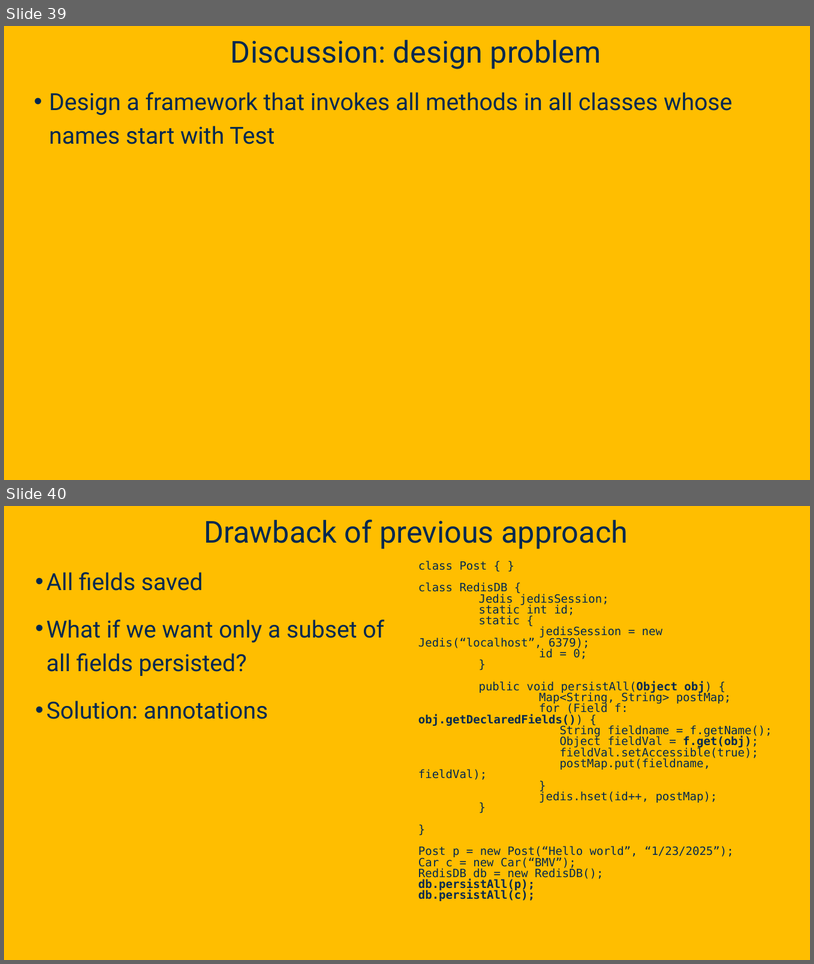
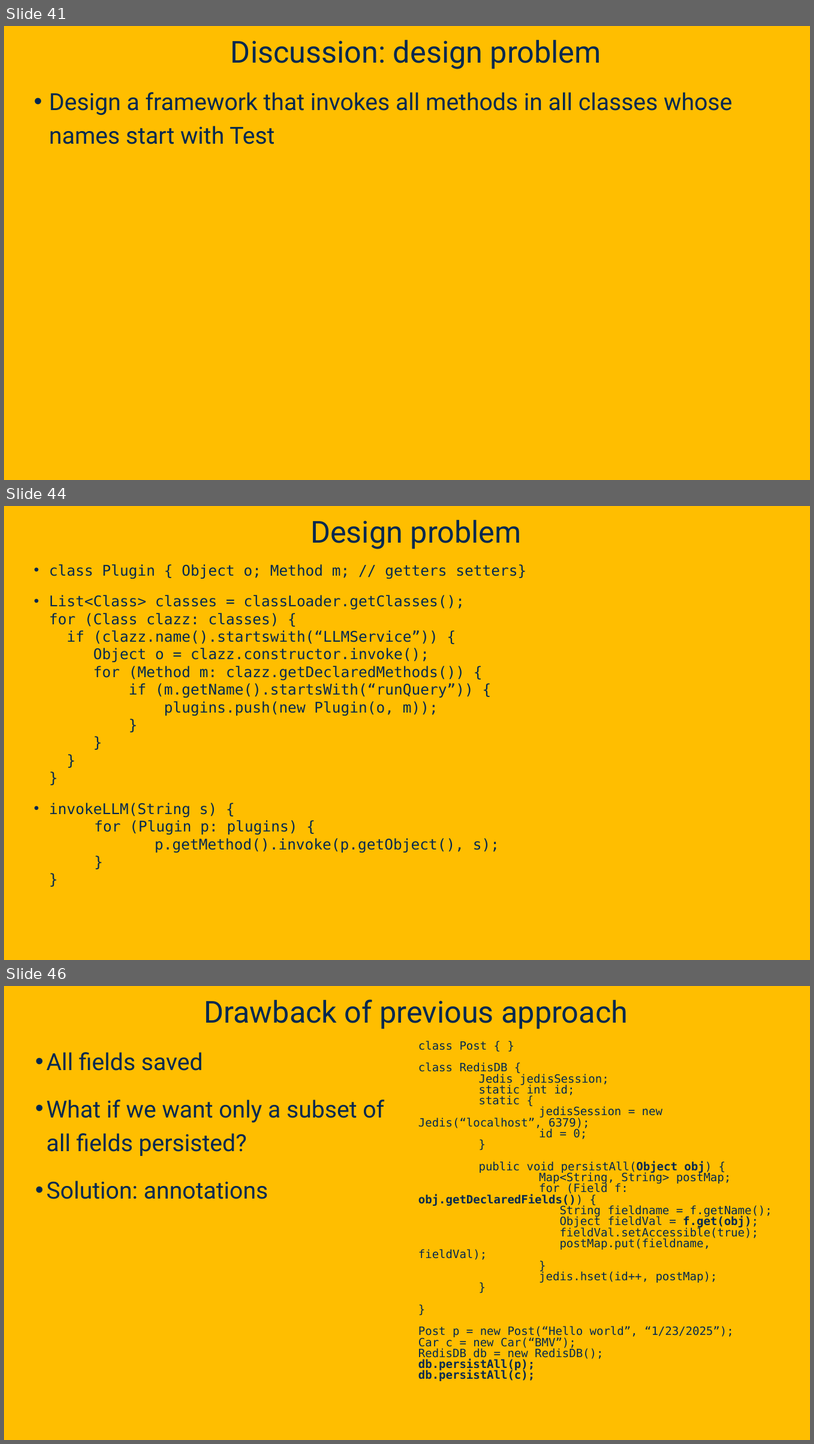
Before and after one commit to davsec-teaching/ecs160-f25, a slide deck: slides/5_annotations_and_reflection.pptx. Shown one above the other, each under a label of ours: slides 39 and 40 before the commit, slides 41, 44 and 46 after it; the slides between them are not shown. The pictures are 814x964 and 814x1444 pixels, drawn with LibreOffice and Linux fonts; fonts in the diff are those of the drawing; background and template pictures are left out. Boxes give left, top, right and bottom in pixels: in the first picture for what was removed or moved away, otherwise in the second. Text is boxed around its words. In the diff, an @@ line names an element or a change of style, - is before the commit and + after.

```diff
--- a/slides/5_annotations_and_reflection.pptx
+++ b/slides/5_annotations_and_reflection.pptx
@@ slide 44 added at [4,506,810,960], background picture (left out) @@
@@ title added at [311,520,522,549], 36 pt, text #022850 @@
+Design problem
@@ text added at [49,564,527,852], 17.5 pt, text #022850 @@
+• class Plugin { Object o; Method m; // getters setters}
+• List<Class> classes = classLoader.getClasses();
+  for (Class clazz: classes) {
+  if (clazz.name().startswith(“LLMService”)) {
+  Object o = clazz.constructor.invoke();
+  for (Method m: clazz.getDeclaredMethods()) {
+  if (m.getName().startsWith(“runQuery”)) {
+  plugins.push(new Plugin(o, m));
+  }
+  }
+  }
+  }
+• invokeLLM(String s) {
+  for (Plugin p: plugins) {
+  p.getMethod().invoke(p.getObject(), s);
+  }
+  }
@@ what was slide 39 is now slide 41 @@
@@ what was slide 40 is now slide 46 @@
```
Also in this commit, not shown: 1 slide changed, 6 other slides added, 1 slide removed.
